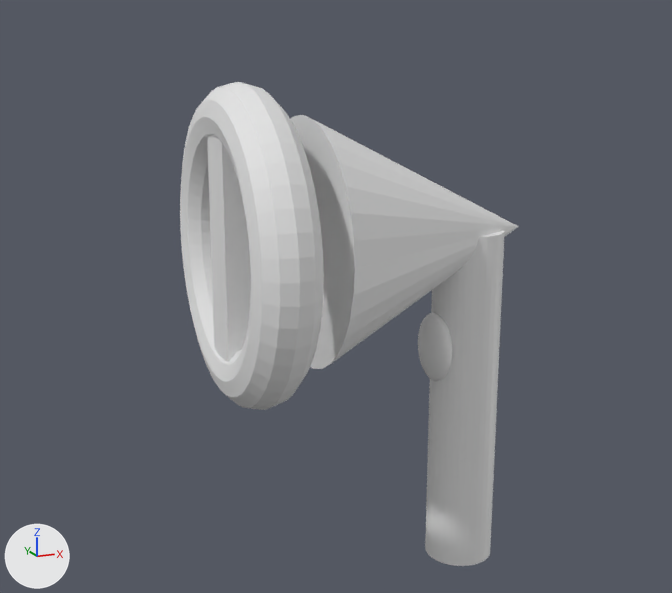
A saved change to the Blender file scenes/portal_gun/portal_gun.blend.
One viewpoint serves both versions: a 50 mm camera at (-4.06, -6.79, 4.41) aimed at (-1.2, 0.06, 2.53). Lighting does not change. The marker at lower left points along +X, +Y and +Z.

In view in the first picture: 'Barrel_conic_part', 'Barrel_donut_part', 'Barrel_sep_part', 'Fire_button', 'Grip'.
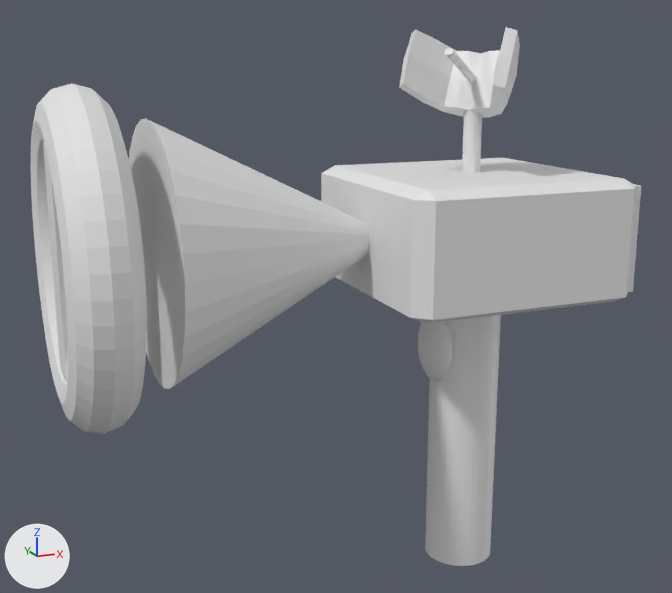
ob_barrel is not drawn itself; it is the parent of ob_barrel_conic_part, ob_barrel_sep_part, ob_barrel_donut_part.

Boxes (x1, y1, x2, y2) around the edits, measured in the pictures (672 x 593 px):
```json
{"object": "Barrel_donut_part", "change": "moved", "before": [180, 82, 324, 410], "after": [31, 83, 147, 434]}
{"object": "Barrel_conic_part", "change": "moved", "before": [291, 115, 519, 369], "after": [129, 119, 369, 389]}
{"object": "Box", "change": "added", "after": [321, 158, 641, 324]}
{"object": "Barrel_sep_part", "change": "moved", "before": [207, 136, 251, 362], "after": [43, 141, 68, 382]}
{"object": "AntennaRelay", "change": "added", "after": [399, 27, 520, 118]}
{"object": "AntennaBase", "change": "added", "after": [462, 100, 482, 173]}
```

Edits to the scene script, one JSON object a line:
```json
{"op": "add", "block": "me_maincube", "code": ["me_maincube = bpy.data.meshes.new('MainCube')", "me_maincube.from_pydata(...)  # 32 vertices, 34 faces; spans x -1.0..1.05, y -1.0..1.0, z -1.0..1.0"]}
{"op": "add", "block": "me_antennarelaymodel", "code": ["me_antennarelaymodel = bpy.data.meshes.new('AntennaRelayModel')", "me_antennarelaymodel.from_pydata(...)  # 118 vertices, 86 faces; spans x -1.1..0.97, y -1.23..1.22, z -0.87..0.87"]}
{"op": "add", "block": "me_cylinder_001", "code": ["me_cylinder_001 = bpy.data.meshes.new('Cylinder.001')", "me_cylinder_001.from_pydata(...)  # 64 vertices, 34 faces; spans x -1.0..1.0, y -1.0..1.0, z -1.0..1.55"]}
{"op": "set", "path": "ob_barrel.location", "old": "(0.0, 0.0, 3.0)", "new": "(-1.2, 0.0, 3.0)"}
{"op": "add", "block": "ob_antennarelay", "code": ["ob_antennarelay = bpy.data.objects.new('AntennaRelay', me_antennarelaymodel)", "ob_antennarelay.parent = ob_box", "ob_antennarelay.matrix_parent_inverse = Matrix(((1.0, 0.0, 0.0, 0.0), (0.0, 1.0, 0.0, 0.0), (0.0, 0.0, 2.0, -6.0), (0.0, 0.0, 0.0, 1.0)))", "ob_antennarelay.location = (-0.0977, -0.0629, 4.3)", "ob_antennarelay.rotation_euler = (0.0, 0.436, 0.611)  # degrees (0, 25, 35)", "ob_antennarelay.scale = (0.364, 0.383, 0.282)"]}
{"op": "add", "block": "ob_box", "code": ["ob_box = bpy.data.objects.new('Box', me_maincube)", "ob_box.parent = ob_gun", "ob_box.location = (0.0, 0.0, 3.0)", "ob_box.scale = (1.0, 1.0, 0.5)"]}
{"op": "add", "block": "ob_antennabase", "code": ["ob_antennabase = bpy.data.objects.new('AntennaBase', me_cylinder_001)", "ob_antennabase.parent = ob_box", "ob_antennabase.matrix_parent_inverse = Matrix(((1.0, 0.0, 0.0, 0.0), (0.0, 1.0, 0.0, 0.0), (0.0, 0.0, 2.0, -6.0), (0.0, 0.0, 0.0, 1.0)))", "ob_antennabase.location = (0.0, 0.0, 3.8)", "ob_antennabase.scale = (0.075, 0.075, 0.3)"]}
```
